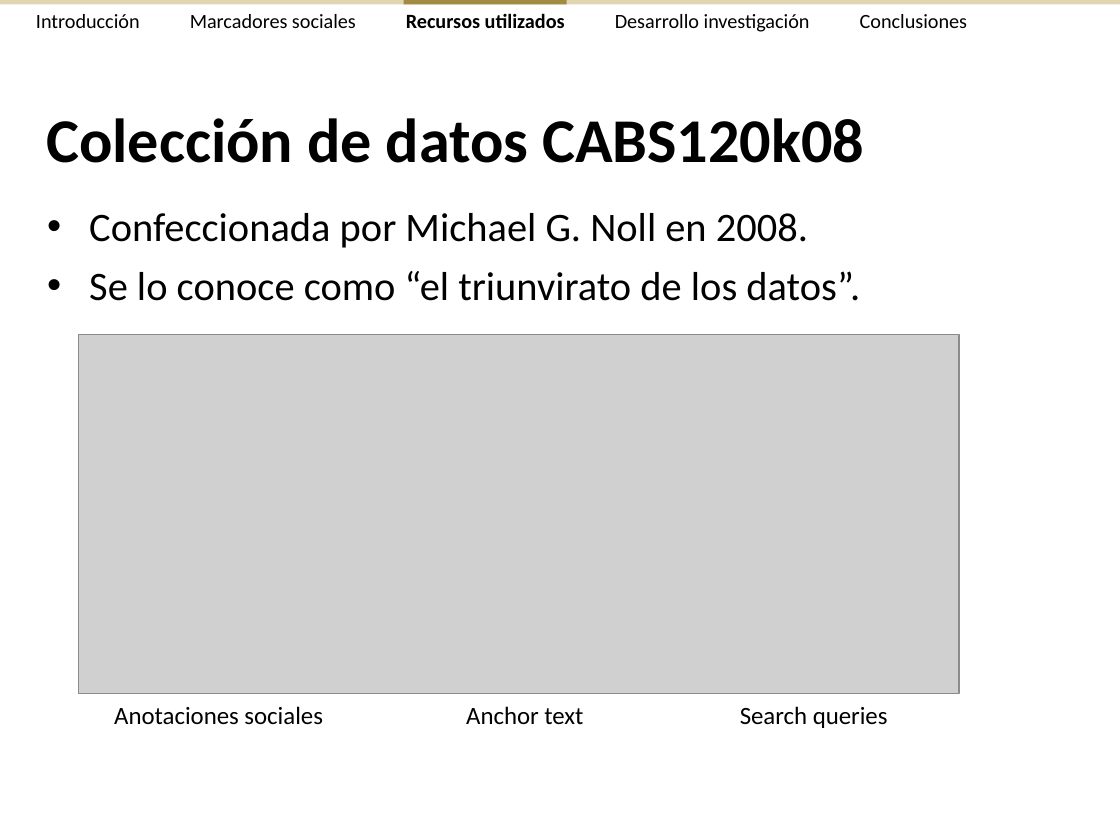
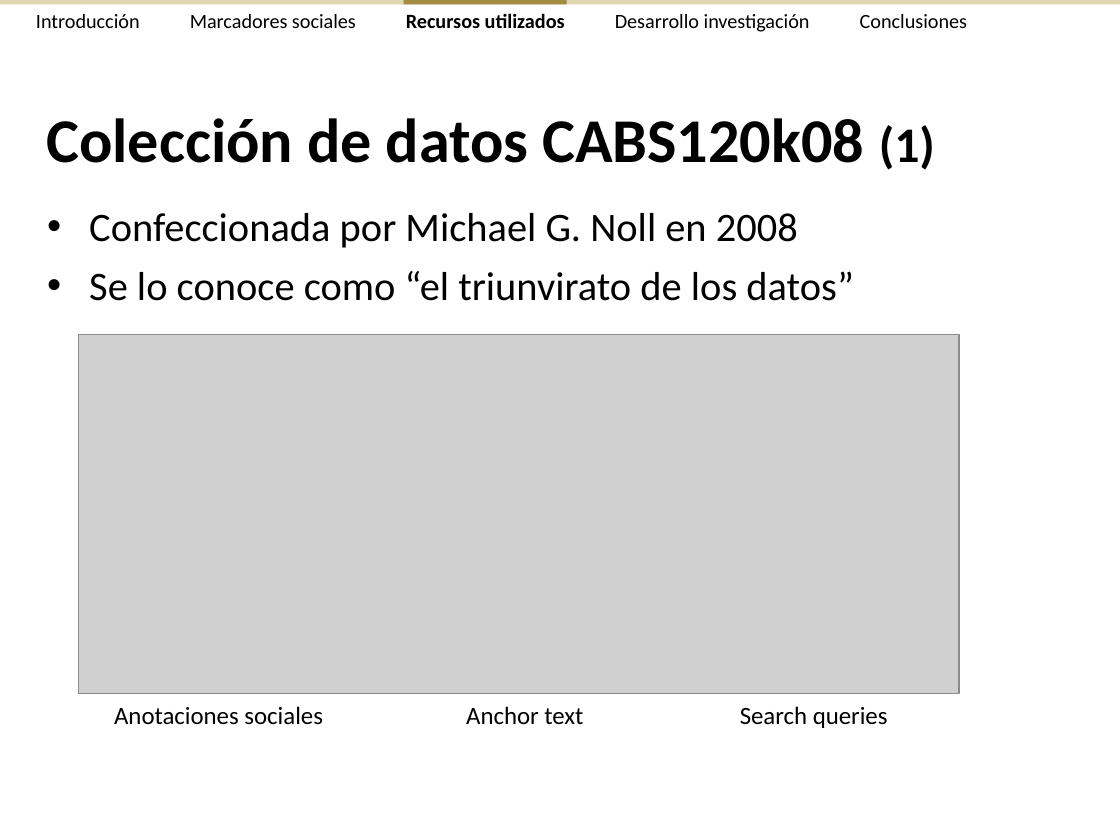
Before and after one commit to ak907kenai/nicotournetesis, a slide deck: slide 15 of docs_trunk/Presentación/Nicolás Tourné - Presentación Tesis (v2.3).ppt. Drawn at 1120x840 pixels with LibreOffice and Linux fonts; fonts in the diff are those of the drawing; grey boxes stand for pictures. Boxes give left, top, right and bottom in pixels: in the first picture for what was removed or moved away, otherwise in the second. Text is boxed around its words. In the diff, an @@ line names an element or a change of style, - is before the commit and + after.

```diff
--- a/docs_trunk/Presentación/Nicolás Tourné - Presentación Tesis (v2.3).ppt
+++ b/docs_trunk/Presentación/Nicolás Tourné - Presentación Tesis (v2.3).ppt
@@ title at bbox=[46, 118, 935, 170]: text changed @@
-Colección de datos CABS120k08
+Colección de datos CABS120k08 (1)
@@ text at bbox=[89, 213, 853, 301]: text changed @@
-• Confeccionada por Michael G. Noll en 2008.
-• Se lo conoce como “el triunvirato de los datos”.
+• Confeccionada por Michael G. Noll en 2008
+• Se lo conoce como “el triunvirato de los datos”
```
Also in this commit, not shown: 5 other slides changed, 7 slides removed.
